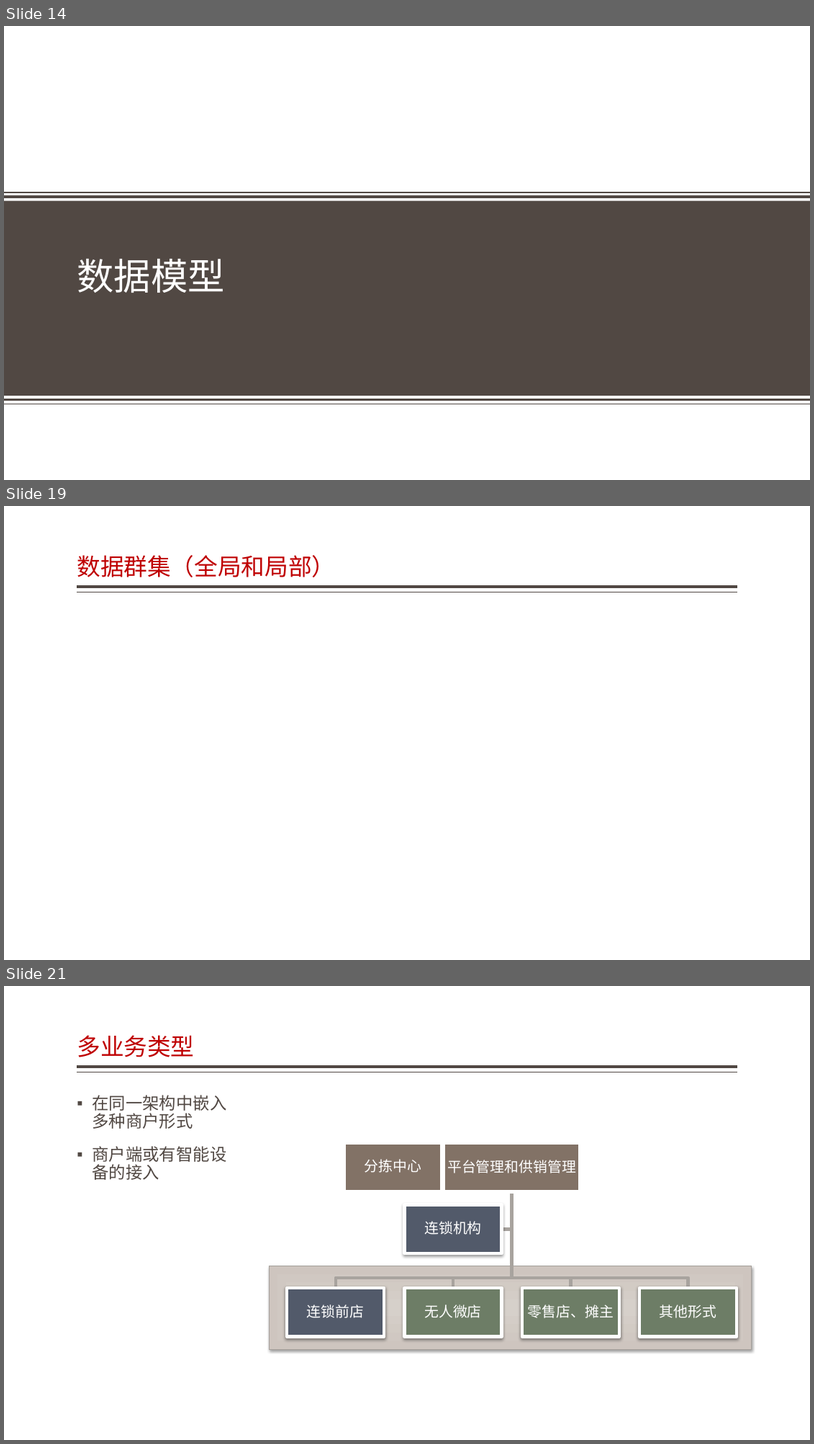
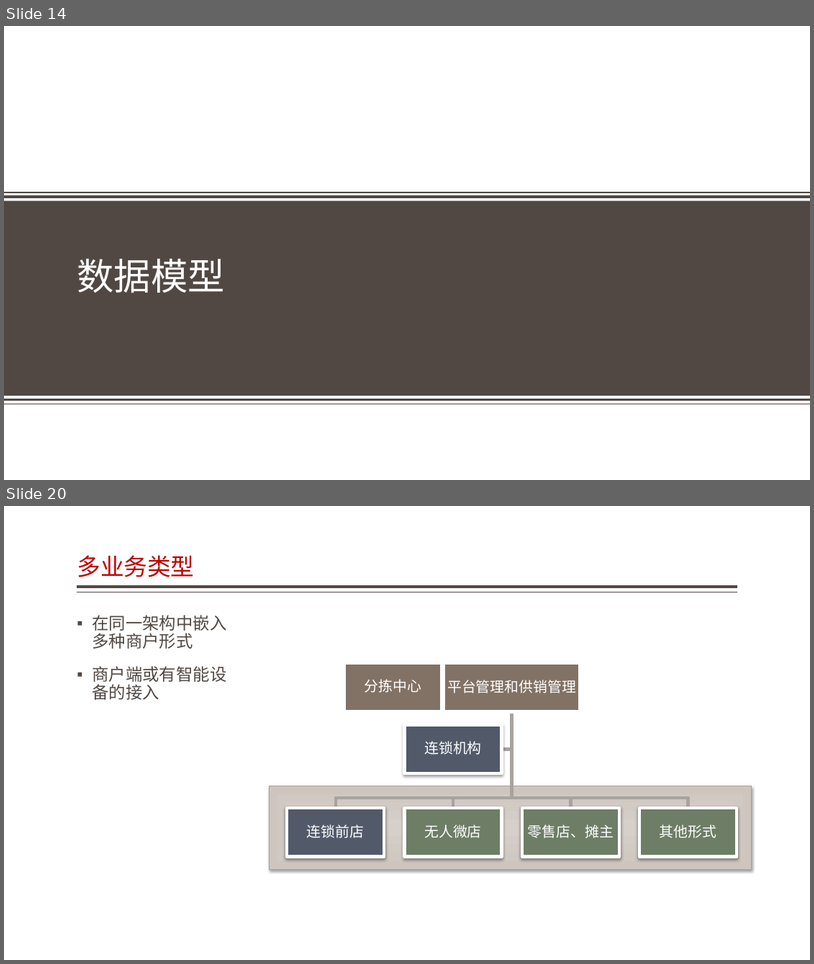
Before and after one commit to jzgi/chainsmart, a slide deck: Docs/品链应用参考设计.pptx. Shown one above the other, each under a label of ours: slides 14, 19 and 21 before the commit, slides 14 and 20 after it; the slides between them are not shown. The pictures are 814x1444 and 814x964 pixels, drawn with LibreOffice and Linux fonts; fonts in the diff are those of the drawing; background and template pictures are left out. Boxes give left, top, right and bottom in pixels: in the first picture for what was removed or moved away, otherwise in the second. Text is boxed around its words. In the diff, an @@ line names an element or a change of style, - is before the commit and + after.

```diff
--- a/Docs/品链应用参考设计.pptx
+++ b/Docs/品链应用参考设计.pptx
@@ slide 19 removed at [4, 506, 810, 960], background #FFFFFF; not listed: 2 template elements that a slide beside it also shows @@
@@ title removed at [77, 555, 335, 577] @@
-数据群集（全局和局部）
@@ what was slide 21 is now slide 20 @@
```
Also in this commit, not shown: 9 slides changed, 2 slides added, 6 other slides removed, 35 other files.
